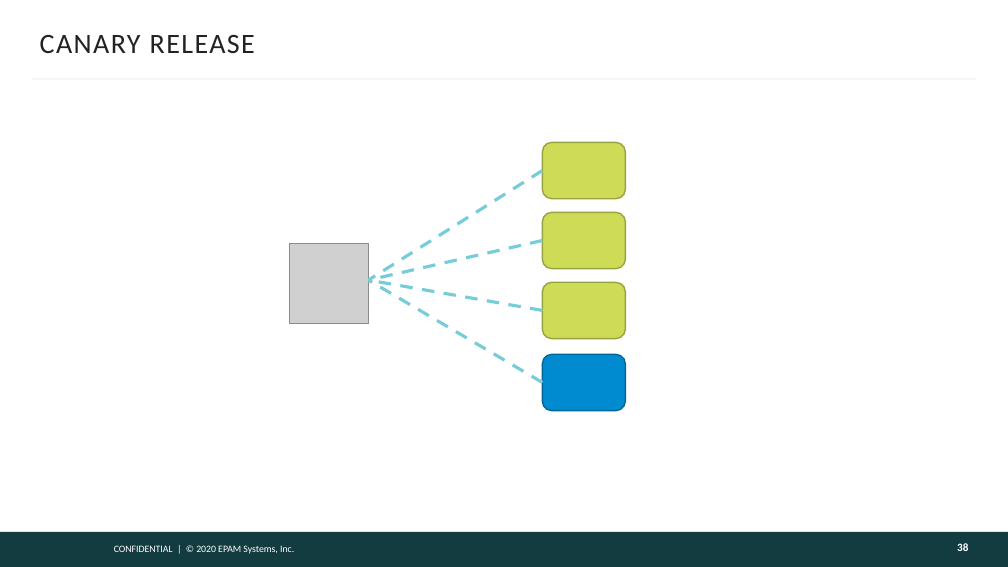
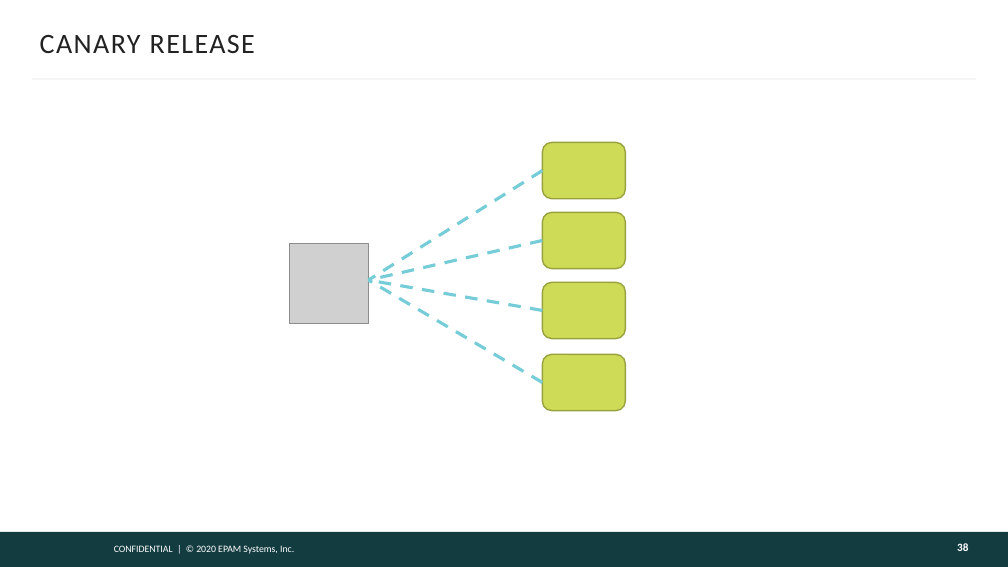
Before and after one commit to gitaroktato/introduction-to-microservices, a slide deck: slide 38 of lecture_3_microservice_patterns.pptx. Drawn at 1008x567 pixels with LibreOffice and Linux fonts; fonts in the diff are those of the drawing; grey boxes stand for pictures; background and template pictures are left out. Boxes give left, top, right and bottom in pixels: in the first picture for what was removed or moved away, otherwise in the second. Text is boxed around its words. In the diff, an @@ line names an element or a change of style, - is before the commit and + after.

```diff
--- a/lecture_3_microservice_patterns.pptx
+++ b/lecture_3_microservice_patterns.pptx
@@ rounded rectangle at (542,355,625,411): fill #008ACF to #CEDB56; outline #006699 1 pt to #98A240 1 pt @@
```
Also in this commit, not shown: 2 other slides changed, 3 slides added.
